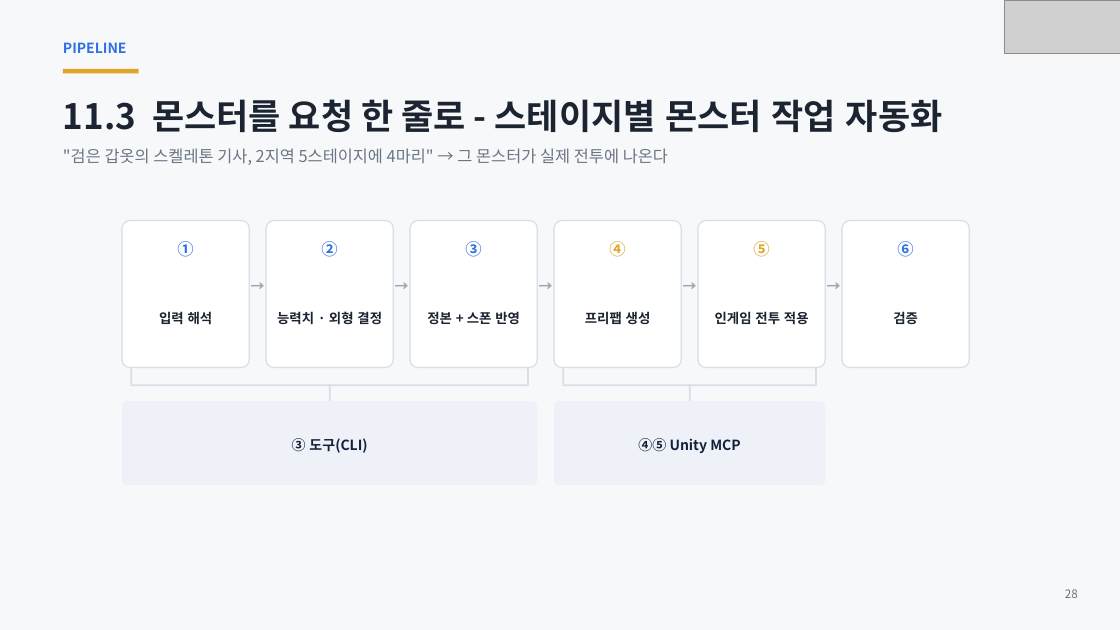
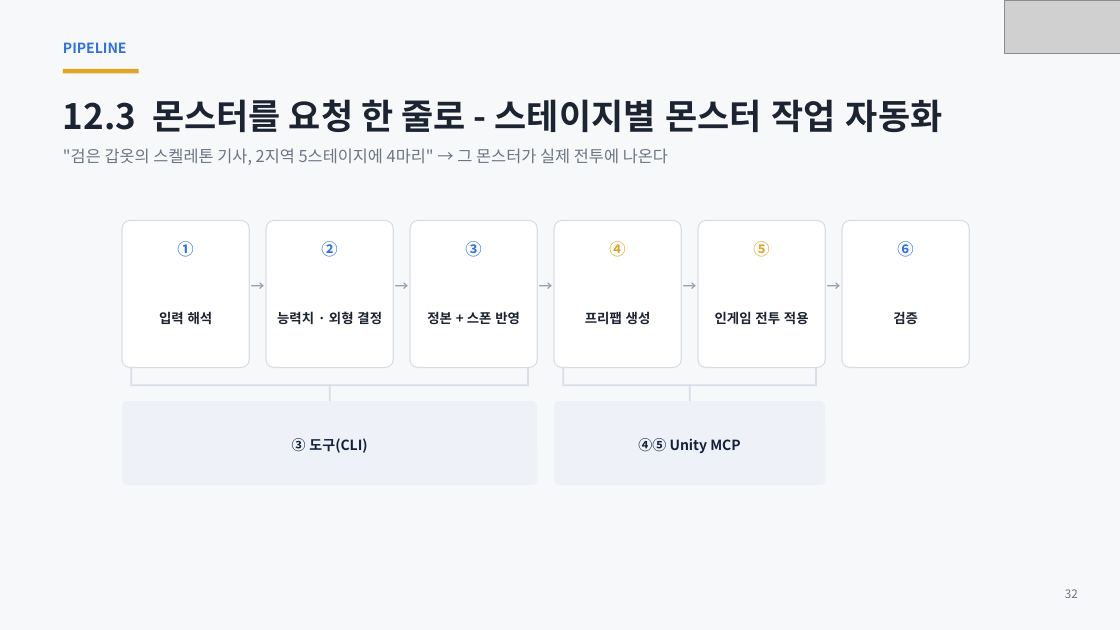
Before and after one commit to ks-wook/com2us-taskbar-hero, a slide deck: slide 32 of docs/com2us-taskbar-hero-발표자료.pptx (slide 28 before the commit). Drawn at 1120x630 pixels with LibreOffice and Linux fonts; fonts in the diff are those of the drawing; grey boxes stand for pictures. Boxes give left, top, right and bottom in pixels: in the first picture for what was removed or moved away, otherwise in the second. Text is boxed around its words. In the diff, an @@ line names an element or a change of style, - is before the commit and + after.

```diff
--- a/docs/com2us-taskbar-hero-발표자료.pptx
+++ b/docs/com2us-taskbar-hero-발표자료.pptx
@@ text at [63,99,943,132]: text changed @@
-11.3 몬스터를 요청 한 줄로 - 스테이지별 몬스터 작업 자동화
+12.3 몬스터를 요청 한 줄로 - 스테이지별 몬스터 작업 자동화
@@ text at [1065,589,1078,598]: text changed @@
-28
+32
```
Also in this commit, not shown: 29 other slides changed, 4 slides added, 9 other files.
